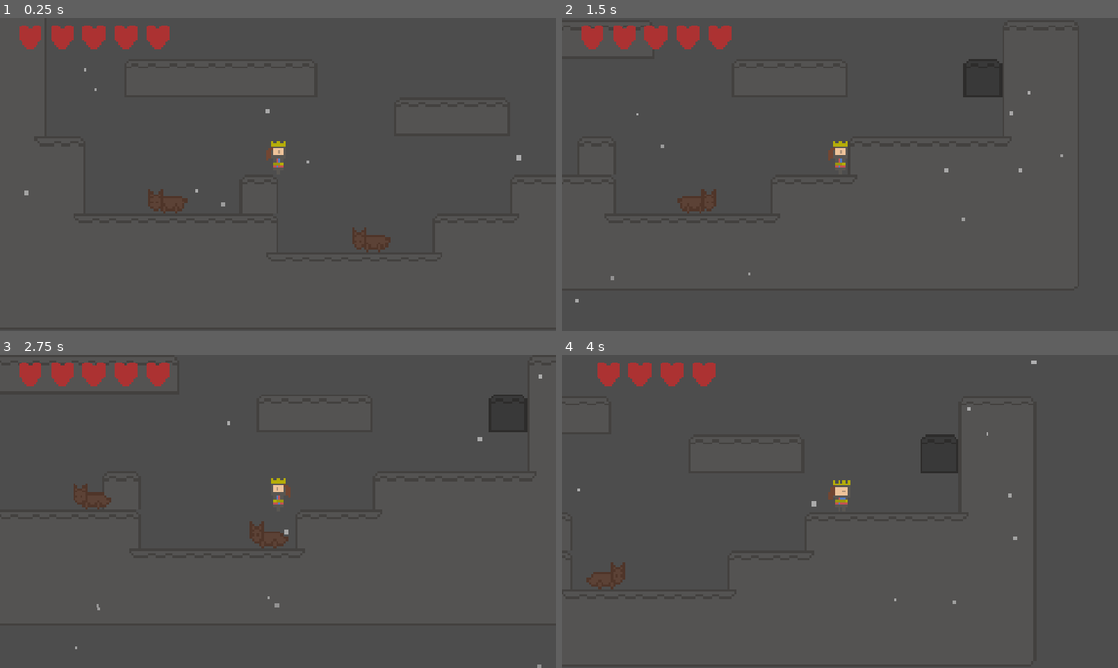
Above: before the commit, frames 1-4 (two rows, left to right).
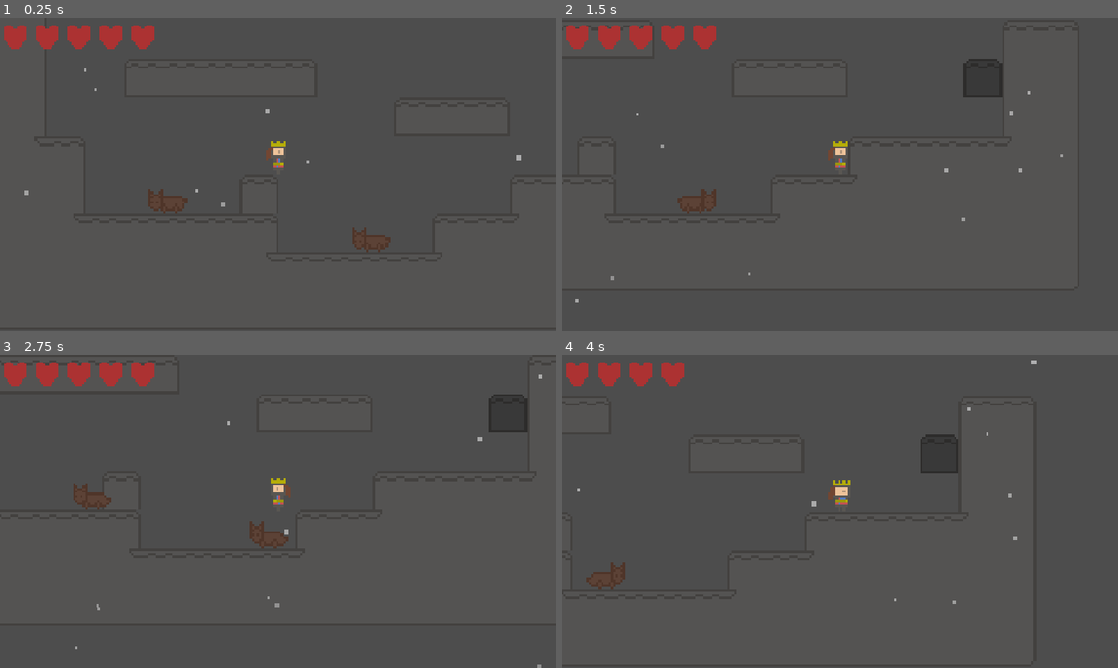
Above: after the commit, the same moments.

Repository: tarfish/queen-of-spades
Game: Godot game, scene res://assets/scenes/area_1.tscn
Two runs of this game, one before a commit and one after it. Both use one fixed random seed, a clock stepped at 60 frames per second and the inputs below.
Inputs:
- Up to frame 1 (0.25 s): no input
- Up to frame 2 (1.5 s): tap Enter at 0.5 s; hold Right (move_right) from 0.53 s (still down); tap Alt at 0.6 s; tap Z (jump) at 0.77 s; tap Shift at 1.35 s
- Up to frame 3 (2.75 s): tap Z (jump) at 1.52 s; release Right (move_right) at 2.03 s; hold Left (move_left) from 2.03 s (still down); tap Alt at 2.1 s
- Up to frame 4 (4 s): release Left (move_left) at 2.78 s; hold Right (move_right) from 2.78 s (still down); tap Shift at 2.85 s; tap Z (jump) at 3.02, 3.77 s; tap Alt at 3.6 s

The runs differ from the first frame. In frame 1, 1.4% of the frame differs, in the area x 0-31%, y 2-10%; in frame 2, 1.4%; in frame 3, 1.4%; in frame 4, 0.6%.

Commit message:
changed some ui things

Diff:
--- a/assets/scenes/player.tscn
+++ b/assets/scenes/player.tscn
@@ -154,7 +154,6 @@
 offset_top = 2.0
 offset_right = 389.0
 offset_bottom = 64.0
-alignment = 1
 
 [node name="Heart" type="TextureRect" parent="UI/Hearts/HBoxContainer"]
 texture_filter = 1
